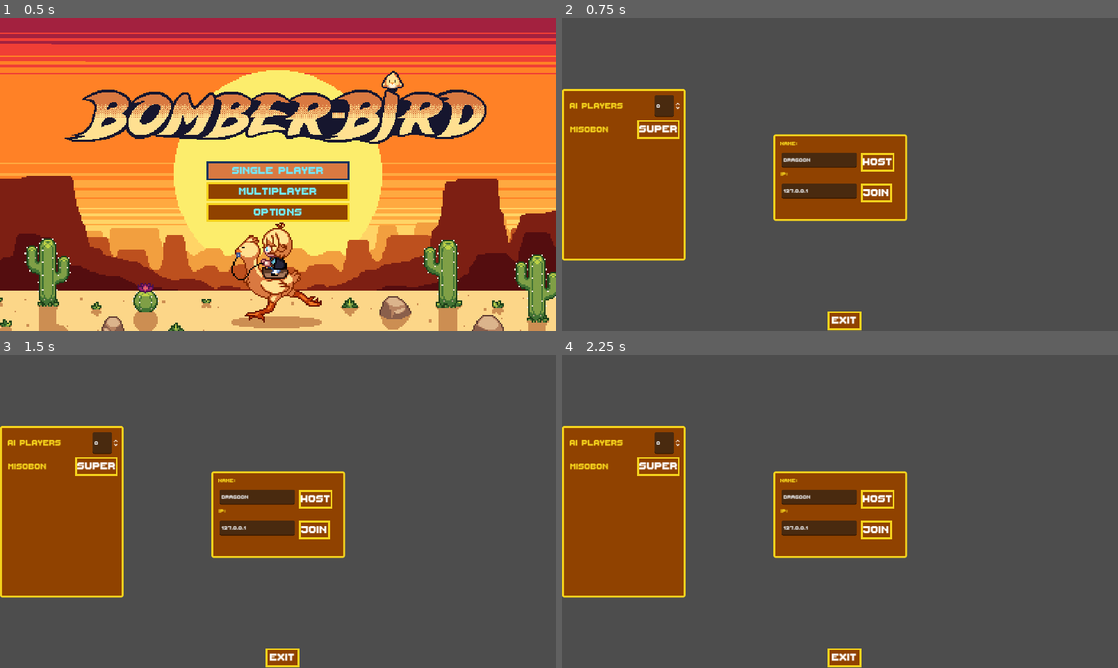
Above: before the commit, frames 1-4 (two rows, left to right).
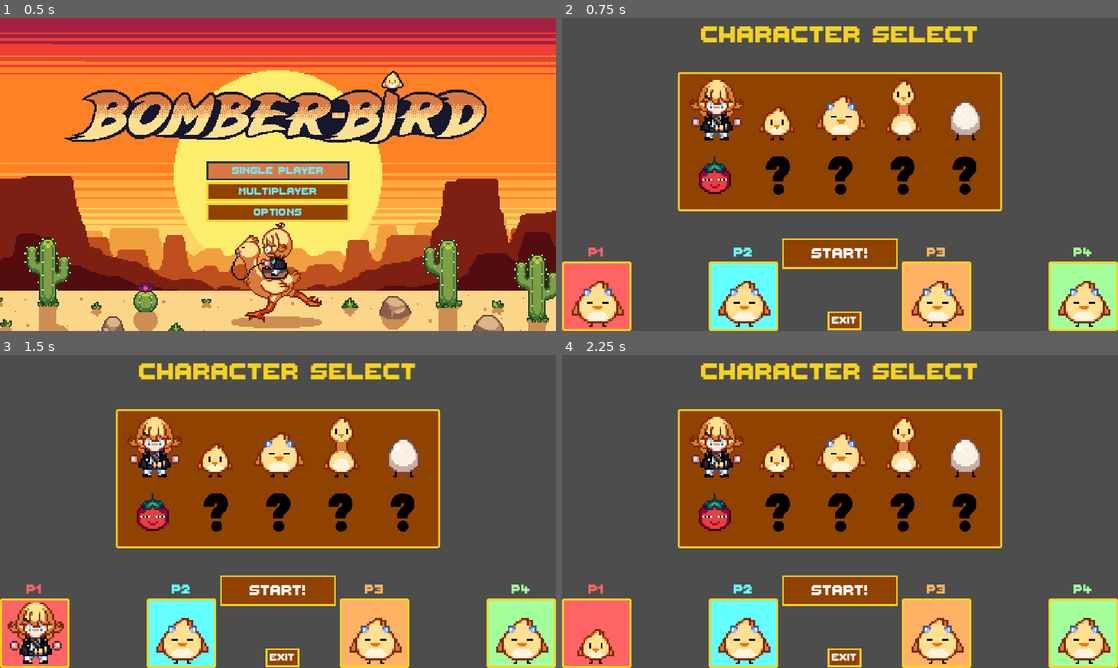
Above: after the commit, the same moments.

Repository: Dragoon-Project-Squad/bomberbird
Game: Godot game, scene res://scenes/main_menu.tscn
Same seed, same stepped clock (60 frames per second), same inputs: the game is played once before the commit and once after it. Sound files missing from this copy of the repository are replaced by a short silence.
Inputs (mouse positions are in pixels of both pictures, inside the frame that each line leads up to):
- Up to frame 1 (0.5 s): no input
- Up to frame 2 (0.75 s): click "Multiplayer" at 0.5 s
- Up to frame 3 (1.5 s): click (155, 445) at 1.27 s
- Up to frame 4 (2.25 s): click (778, 445) at 2.02 s

Frame 1 is identical in both runs. In frame 2, 50% of the frame differs, in the area x 0-100%, y 2-100%; in frame 3, 50%; in frame 4, 50%.

Commit message:
CSS now uses GridContainers and AspectCentered

Diff:
--- a/scenes/lobby.tscn
+++ b/scenes/lobby.tscn
@@ -26,6 +26,7 @@
 script = ExtResource("1")
 
 [node name="Options" type="Panel" parent="."]
+visible = false
 layout_mode = 1
 anchors_preset = 4
 anchor_top = 0.5
@@ -145,6 +146,7 @@
 text = "Find your public IP address"
 
 [node name="Connect" type="Panel" parent="."]
+visible = false
 layout_mode = 1
 anchors_preset = 8
 anchor_left = 0.5
@@ -233,7 +235,6 @@
 theme_override_colors/font_color = Color(0.820312, 0.291595, 0.291595, 1)
 
 [node name="CSS" type="Control" parent="."]
-visible = false
 anchors_preset = 0
 offset_right = 1152.0
 offset_bottom = 648.0
@@ -258,7 +259,7 @@
 offset_right = 136.0
 offset_bottom = 136.0
 texture = ExtResource("4_228fn")
-expand_mode = 2
+stretch_mode = 5
 
 [node name="Text" type="Label" parent="CSS/CSSPlayers/P1"]
 layout_mode = 1
@@ -292,6 +293,7 @@
 offset_right = 136.0
 offset_bottom = 136.0
 texture = ExtResource("4_228fn")
+stretch_mode = 5
 
 [node name="Text" type="Label" parent="CSS/CSSPlayers/P2"]
 layout_mode = 1
@@ -324,6 +326,7 @@
 offset_right = 136.0
 offset_bottom = 136.0
 texture = ExtResource("4_228fn")
+stretch_mode = 5
 
 [node name="Text" type="Label" parent="CSS/CSSPlayers/P3"]
 layout_mode = 0
@@ -352,6 +355,7 @@
 offset_right = 136.0
 offset_bottom = 136.0
 texture = ExtResource("4_228fn")
+stretch_mode = 5
 
 [node name="Text" type="Label" parent="CSS/CSSPlayers/P4"]
 layout_mode = 0
@@ -401,101 +405,96 @@
 [node name="SkinPanel" type="Panel" parent="CSS"]
 texture_filter = 1
 layout_mode = 0
-offset_left = 248.0
-offset_top = 88.0
-offset_right = 904.0
-offset_bottom = 360.0
-theme = ExtResource("2_0k5fb")
-
-[node name="dokibird" type="TextureButton" parent="CSS/SkinPanel"]
-layout_mode = 2
-offset_left = 8.0
-offset_top = 8.0
-offset_right = 40.0
-offset_bottom = 40.0
-scale = Vector2(4, 4)
+offset_left = 240.0
+offset_top = 112.0
+offset_right = 912.0
+offset_bottom = 400.0
+theme = ExtResource("2_0k5fb")
+
+[node name="GridContainer" type="GridContainer" parent="CSS/SkinPanel"]
+layout_mode = 1
+anchors_preset = 8
+anchor_left = 0.5
+anchor_top = 0.5
+anchor_right = 0.5
+anchor_bottom = 0.5
+offset_left = -320.0
+offset_top = -128.0
+offset_right = 320.0
+offset_bottom = 128.0
+grow_horizontal = 2
+grow_vertical = 2
+columns = 5
+
+[node name="dokibird" type="TextureButton" parent="CSS/SkinPanel/GridContainer"]
+layout_mode = 2
+size_flags_horizontal = 3
+size_flags_vertical = 3
 texture_normal = ExtResource("2_6aldq")
-
-[node name="dragoon" type="TextureButton" parent="CSS/SkinPanel"]
-layout_mode = 2
-offset_left = 136.0
-offset_top = 8.0
-offset_right = 168.0
-offset_bottom = 40.0
-scale = Vector2(4, 4)
+stretch_mode = 5
+
+[node name="dragoon" type="TextureButton" parent="CSS/SkinPanel/GridContainer"]
+layout_mode = 2
+size_flags_horizontal = 3
+size_flags_vertical = 3
 texture_normal = ExtResource("3_xvjye")
-
-[node name="chonkgoon" type="TextureButton" parent="CSS/SkinPanel"]
-layout_mode = 2
-offset_left = 264.0
-offset_top = 8.0
-offset_right = 296.0
-offset_bottom = 40.0
-scale = Vector2(4, 4)
+stretch_mode = 5
+
+[node name="chonkgoon" type="TextureButton" parent="CSS/SkinPanel/GridContainer"]
+layout_mode = 2
+size_flags_horizontal = 3
+size_flags_vertical = 3
 texture_normal = ExtResource("4_228fn")
-
-[node name="longoon" type="TextureButton" parent="CSS/SkinPanel"]
-layout_mode = 2
-offset_left = 392.0
-offset_top = 8.0
-offset_right = 424.0
-offset_bottom = 40.0
-scale = Vector2(4, 4)
+stretch_mode = 5
+
+[node name="longoon" type="TextureButton" parent="CSS/SkinPanel/GridContainer"]
+layout_mode = 2
+size_flags_horizontal = 3
+size_flags_vertical = 3
 texture_normal = ExtResource("5_adr2t")
-
-[node name="eggoon" type="TextureButton" parent="CSS/SkinPanel"]
-layout_mode = 2
-offset_left = 520.0
-offset_top = 8.0
-offset_right = 552.0
-offset_bottom = 40.0
-scale = Vector2(4, 4)
+stretch_mode = 5
+
+[node name="eggoon" type="TextureButton" parent="CSS/SkinPanel/GridContainer"]
+layout_mode = 2
+size_flags_horizontal = 3
+size_flags_vertical = 3
 texture_normal = ExtResource("3_lsque")
-
-[node name="tomato" type="TextureButton" parent="CSS/SkinPanel"]
-layout_mode = 2
-offset_left = 8.0
-offset_top = 136.0
-offset_right = 40.0
-offset_bottom = 168.0
-scale = Vector2(4, 4)
+stretch_mode = 5
+
+[node name="tomato" type="TextureButton" parent="CSS/SkinPanel/GridContainer"]
+layout_mode = 2
+size_flags_horizontal = 3
+size_flags_vertical = 3
 texture_normal = ExtResource("7_iu1o4")
-
-[node name="secret1" type="TextureButton" parent="CSS/SkinPanel"]
-layout_mode = 0
-offset_left = 136.0
-offset_top = 136.0
-offset_right = 236.0
-offset_bottom = 236.0
-scale = Vector2(1.28, 1.28)
+stretch_mode = 5
+
+[node name="secret1" type="TextureButton" parent="CSS/SkinPanel/GridContainer"]
+layout_mode = 2
+size_flags_horizontal = 3
+size_flags_vertical = 3
 texture_normal = ExtResource("9_f5vrd")
-
-[node name="secret2" type="TextureButton" parent="CSS/SkinPanel"]
-layout_mode = 0
-offset_left = 264.0
-offset_top = 136.0
-offset_right = 364.0
-offset_bottom = 236.0
-scale = Vector2(1.28, 1.28)
+stretch_mode = 5
+
+[node name="secret2" type="TextureButton" parent="CSS/SkinPanel/GridContainer"]
+layout_mode = 2
+size_flags_horizontal = 3
+size_flags_vertical = 3
 texture_normal = ExtResource("9_f5vrd")
-
-[node name="secret3" type="TextureButton" parent="CSS/SkinPanel"]
-layout_mode = 0
-offset_left = 392.0
-offset_top = 136.0
-offset_right = 492.0
-offset_bottom = 236.0
-scale = Vector2(1.28, 1.28)
+stretch_mode = 5
+
+[node name="secret3" type="TextureButton" parent="CSS/SkinPanel/GridContainer"]
+layout_mode = 2
+size_flags_horizontal = 3
+size_flags_vertical = 3
 texture_normal = ExtResource("9_f5vrd")
-
-[node name="secret4" type="TextureButton" parent="CSS/SkinPanel"]
-layout_mode = 0
-offset_left = 520.0
-offset_top = 136.0
-offset_right = 620.0
-offset_bottom = 236.0
-scale = Vector2(1.28, 1.28)
+stretch_mode = 5
+
+[node name="secret4" type="TextureButton" parent="CSS/SkinPanel/GridContainer"]
+layout_mode = 2
+size_flags_horizontal = 3
+size_flags_vertical = 3
 texture_normal = ExtResource("9_f5vrd")
+stretch_mode = 5
 
 [node name="Back" type="Button" parent="."]
 layout_mode = 0
@@ -518,10 +517,10 @@
 [connection signal="pressed" from="Connect/Host" to="." method="_on_host_pressed"]
 [connection signal="pressed" from="Connect/Join" to="." method="_on_join_pressed"]
 [connection signal="pressed" from="CSS/Start" to="." method="_on_start_pressed"]
-[connection signal="pressed" from="CSS/SkinPanel/dokibird" to="." method="_on_dokibird_pressed"]
-[connection signal="pressed" from="CSS/SkinPanel/dragoon" to="." method="_on_dragoon_pressed"]
-[connection signal="pressed" from="CSS/SkinPanel/chonkgoon" to="." method="_on_chonkgoon_pressed"]
-[connection signal="pressed" from="CSS/SkinPanel/longoon" to="." method="_on_longoon_pressed"]
-[connection signal="pressed" from="CSS/SkinPanel/eggoon" to="." method="_on_eggoon_pressed"]
-[connection signal="pressed" from="CSS/SkinPanel/tomato" to="." method="_on_tomato_pressed"]
+[connection signal="pressed" from="CSS/SkinPanel/GridContainer/dokibird" to="." method="_on_dokibird_pressed"]
+[connection signal="pressed" from="CSS/SkinPanel/GridContainer/dragoon" to="." method="_on_dragoon_pressed"]
+[connection signal="pressed" from="CSS/SkinPanel/GridContainer/chonkgoon" to="." method="_on_chonkgoon_pressed"]
+[connection signal="pressed" from="CSS/SkinPanel/GridContainer/longoon" to="." method="_on_longoon_pressed"]
+[connection signal="pressed" from="CSS/SkinPanel/GridContainer/eggoon" to="." method="_on_eggoon_pressed"]
+[connection signal="pressed" from="CSS/SkinPanel/GridContainer/tomato" to="." method="_on_tomato_pressed"]
 [connection signal="pressed" from="Back" to="." method="_on_back_pressed"]
